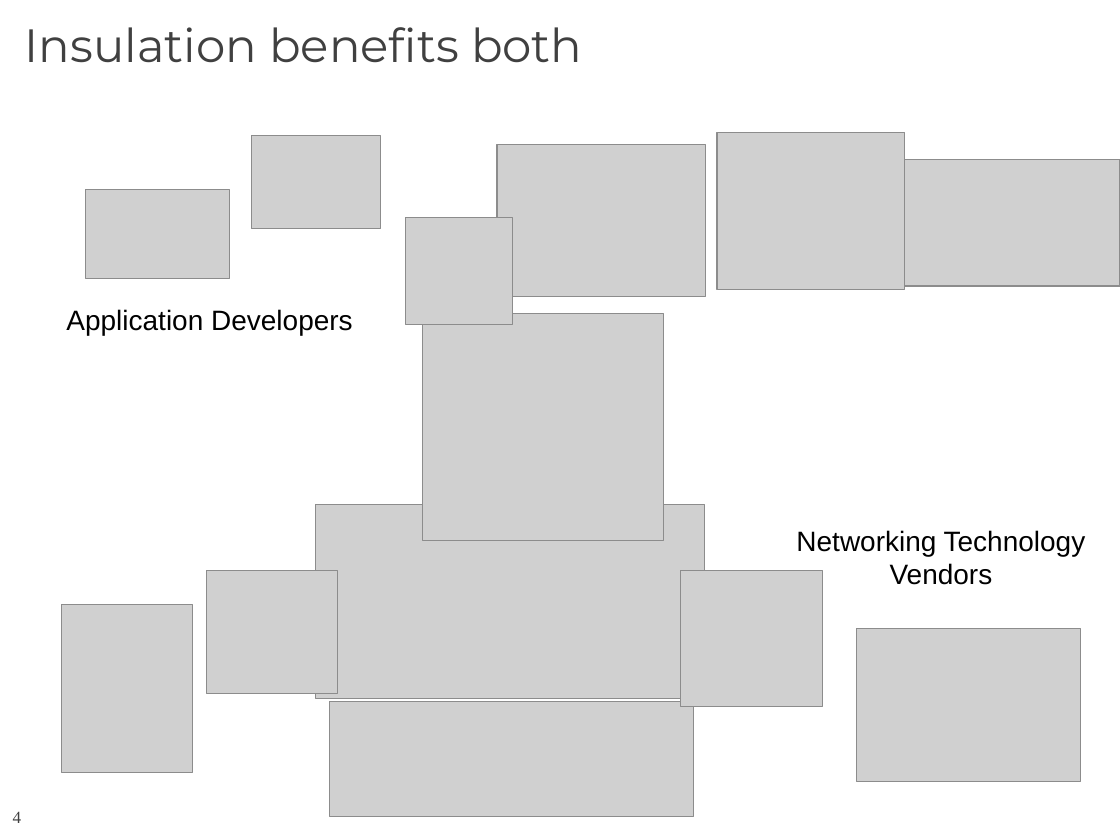
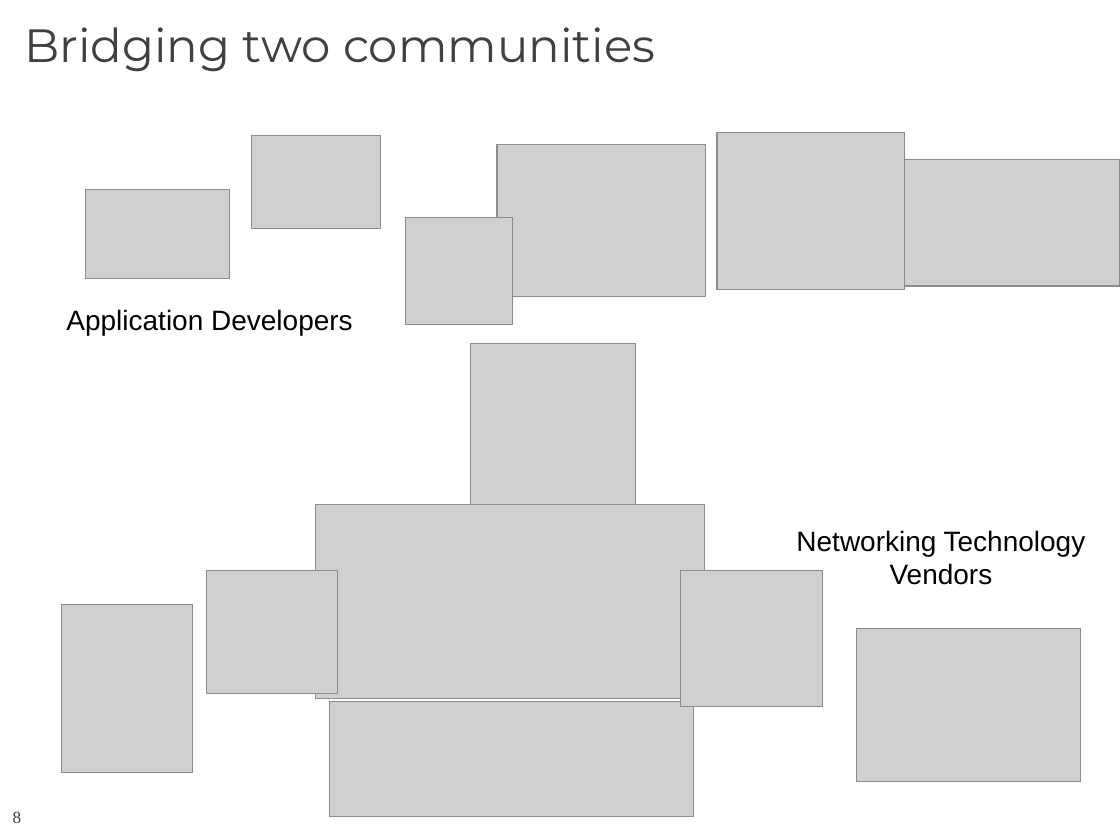
Before and after one commit to CCI/pub, a slide deck: slide 8 of slides/HotI-2011/2011-HotI-CCI-OLCF.pptx (slide 4 before the commit). Drawn at 1120x840 pixels with LibreOffice and Linux fonts; fonts in the diff are those of the drawing; grey boxes stand for pictures; background and template pictures are left out. Boxes give left, top, right and bottom in pixels: in the first picture for what was removed or moved away, otherwise in the second. Text is boxed around its words. In the diff, an @@ line names an element or a change of style, - is before the commit and + after.

```diff
--- a/slides/HotI-2011/2011-HotI-CCI-OLCF.pptx
+++ b/slides/HotI-2011/2011-HotI-CCI-OLCF.pptx
@@ title at (x1=25, y1=27, x2=655, y2=72): text changed @@
-Insulation benefits both
+Bridging two communities
@@ picture removed at (x1=422, y1=314, x2=663, y2=540) @@
@@ picture added at (x1=470, y1=344, x2=635, y2=508) @@
@@ page number at (x1=13, y1=811, x2=22, y2=823): text changed @@
-4
+8
```
Also in this commit, not shown: 8 other slides changed, 2 slides added, 3 slides removed.
